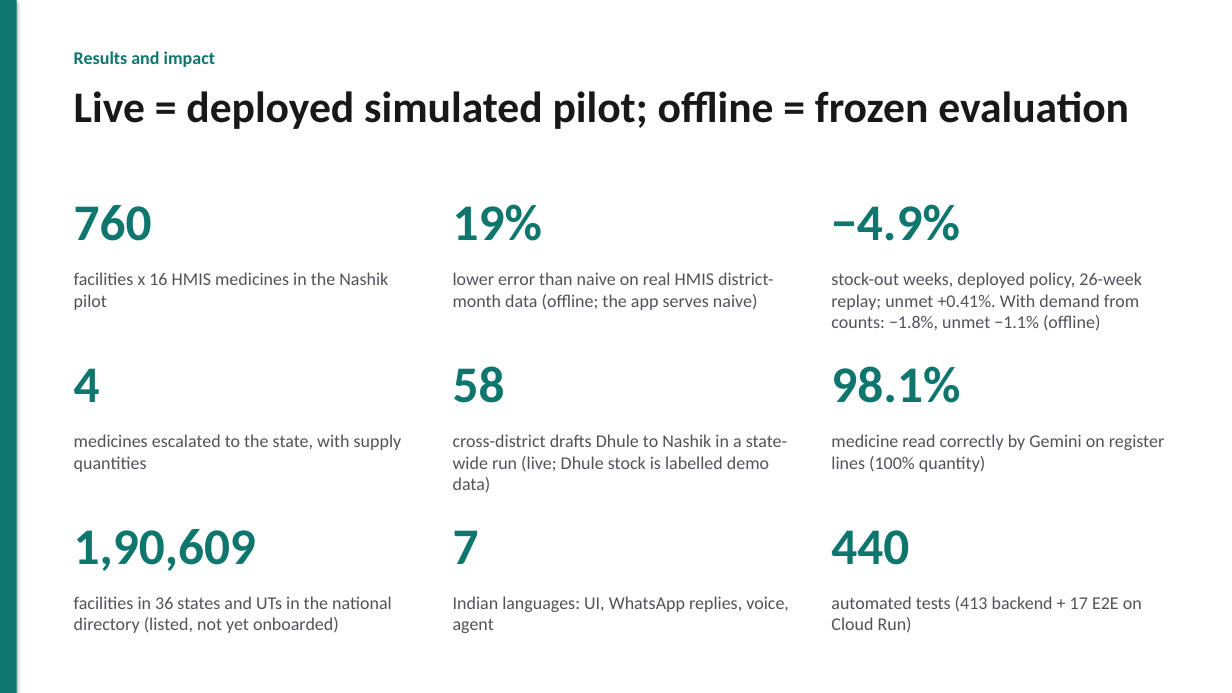
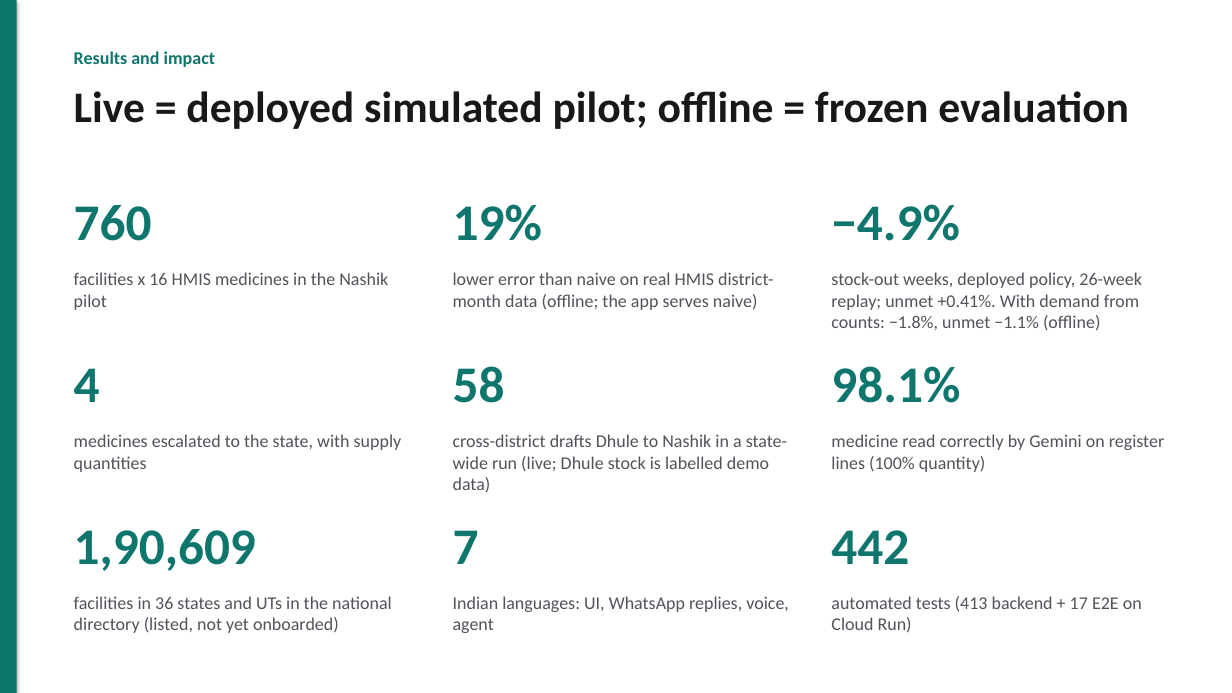
Before and after one commit to akshat333-debug/AushadhiNet, a slide deck: slide 9 of docs/pitch/AushadhiNet-pitch.pptx. Drawn at 1232x693 pixels with LibreOffice and Linux fonts; fonts in the diff are those of the drawing. Boxes give left, top, right and bottom in pixels: in the first picture for what was removed or moved away, otherwise in the second. Text is boxed around its words. In the diff, an @@ line names an element or a change of style, - is before the commit and + after.

```diff
--- a/docs/pitch/AushadhiNet-pitch.pptx
+++ b/docs/pitch/AushadhiNet-pitch.pptx
@@ text at <box>831,530,909,564</box>: text changed @@
-440
+442
```
Also in this commit, not shown: 1 other file.
